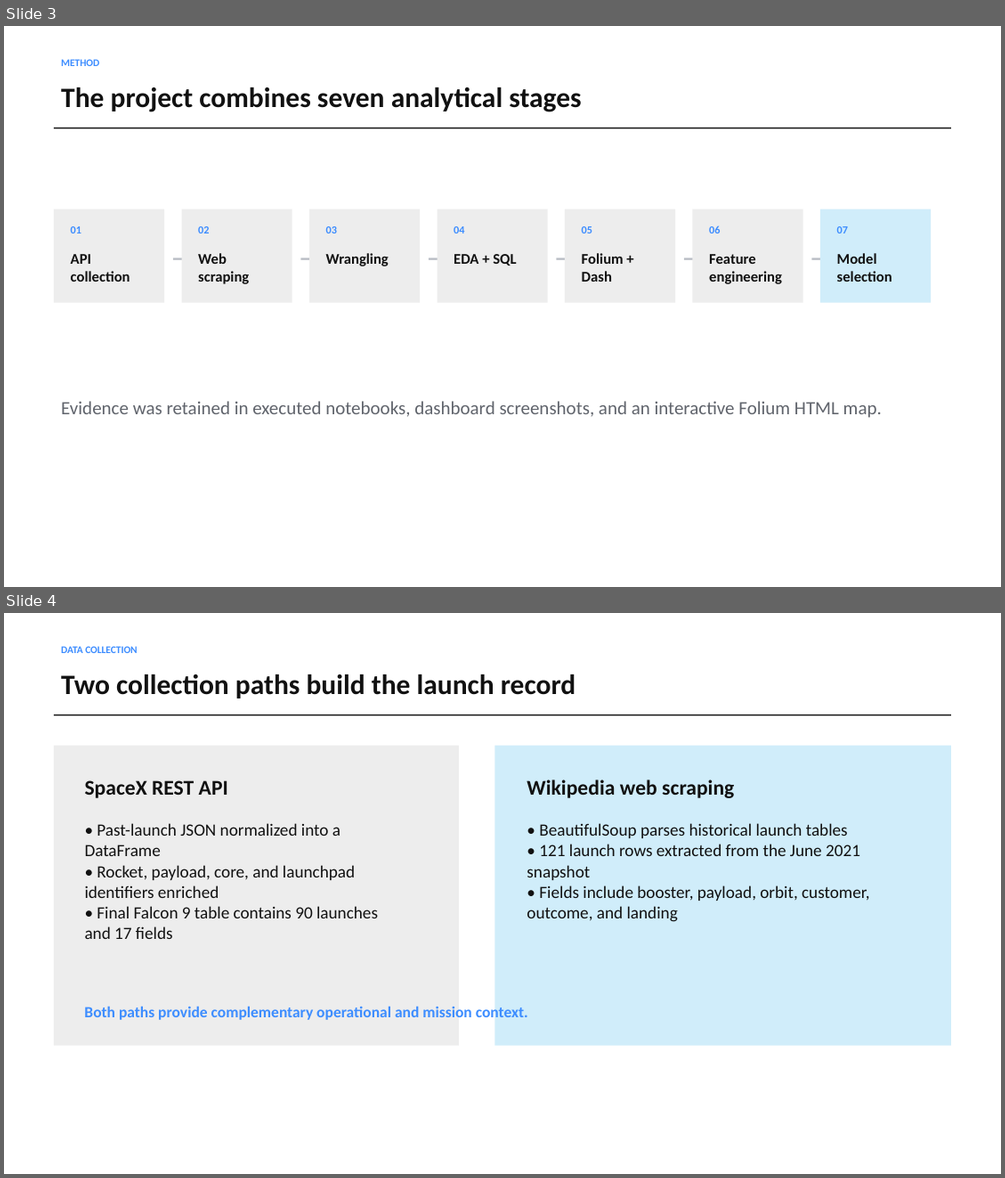
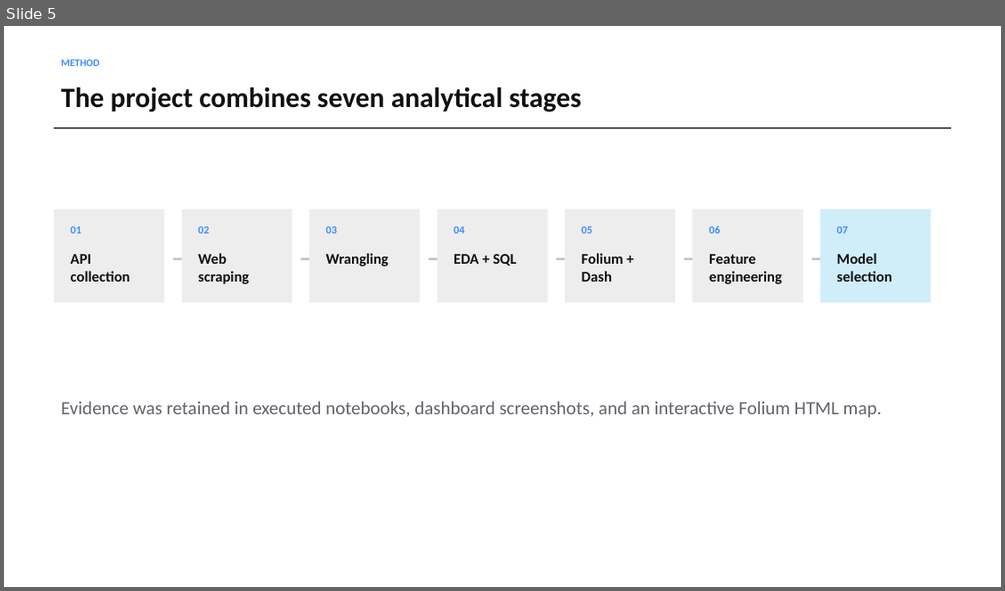
Before and after one commit to TristinWen/spacex-falcon9-landing-prediction, a slide deck: final-deliverables/SpaceX_Falcon9_Final_Presentation.pptx. Shown one above the other, each under a label of ours: slides 3 and 4 before the commit, slide 5 after it. The pictures are 1005x1178 and 1005x591 pixels, drawn with LibreOffice and Linux fonts; fonts in the diff are those of the drawing. Boxes give left, top, right and bottom in pixels: in the first picture for what was removed or moved away, otherwise in the second. Text is boxed around its words. In the diff, an @@ line names an element or a change of style, - is before the commit and + after.

```diff
--- a/final-deliverables/SpaceX_Falcon9_Final_Presentation.pptx
+++ b/final-deliverables/SpaceX_Falcon9_Final_Presentation.pptx
@@ slide 4 removed at [4,613,1001,1174], background #FFFFFF @@
@@ text removed at [61,646,137,653] @@
-DATA COLLECTION
@@ text removed at [61,674,575,698] @@
-Two collection paths build the launch record
@@ rectangle removed at [54,714,952,715] @@
@@ rectangle removed at [54,746,460,1046] @@
@@ rectangle removed at [494,746,951,1046] @@
@@ text removed at [85,780,228,798] @@
-SpaceX REST API
@@ text removed at [526,779,734,798] @@
-Wikipedia web scraping
@@ text removed at [85,823,378,939] @@
-• Past-launch JSON normalized into a DataFrame
-• Rocket, payload, core, and launchpad identifiers enriched
-• Final Falcon 9 table contains 90 launches and 17 fields
@@ text removed at [526,823,870,922] @@
-• BeautifulSoup parses historical launch tables
-• 121 launch rows extracted from the June 2021 snapshot
-• Fields include booster, payload, orbit, customer, outcome, and landing
@@ text removed at [84,1005,528,1022] @@
-Both paths provide complementary operational and mission context.
@@ what was slide 3 is now slide 5 @@
```
Also in this commit, not shown: 6 slides changed, 7 slides added, 2 other slides removed, 1 other file.
